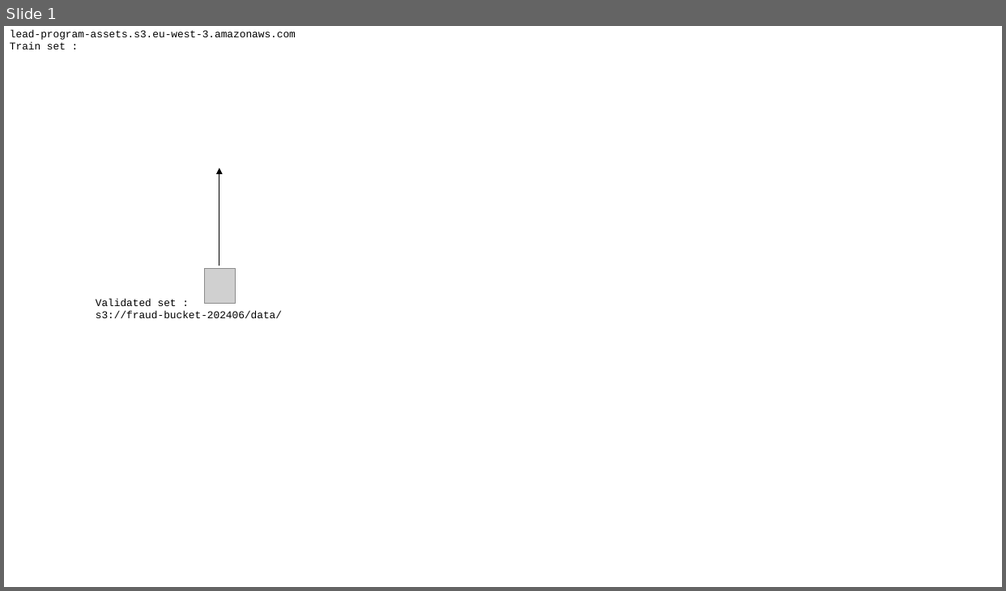
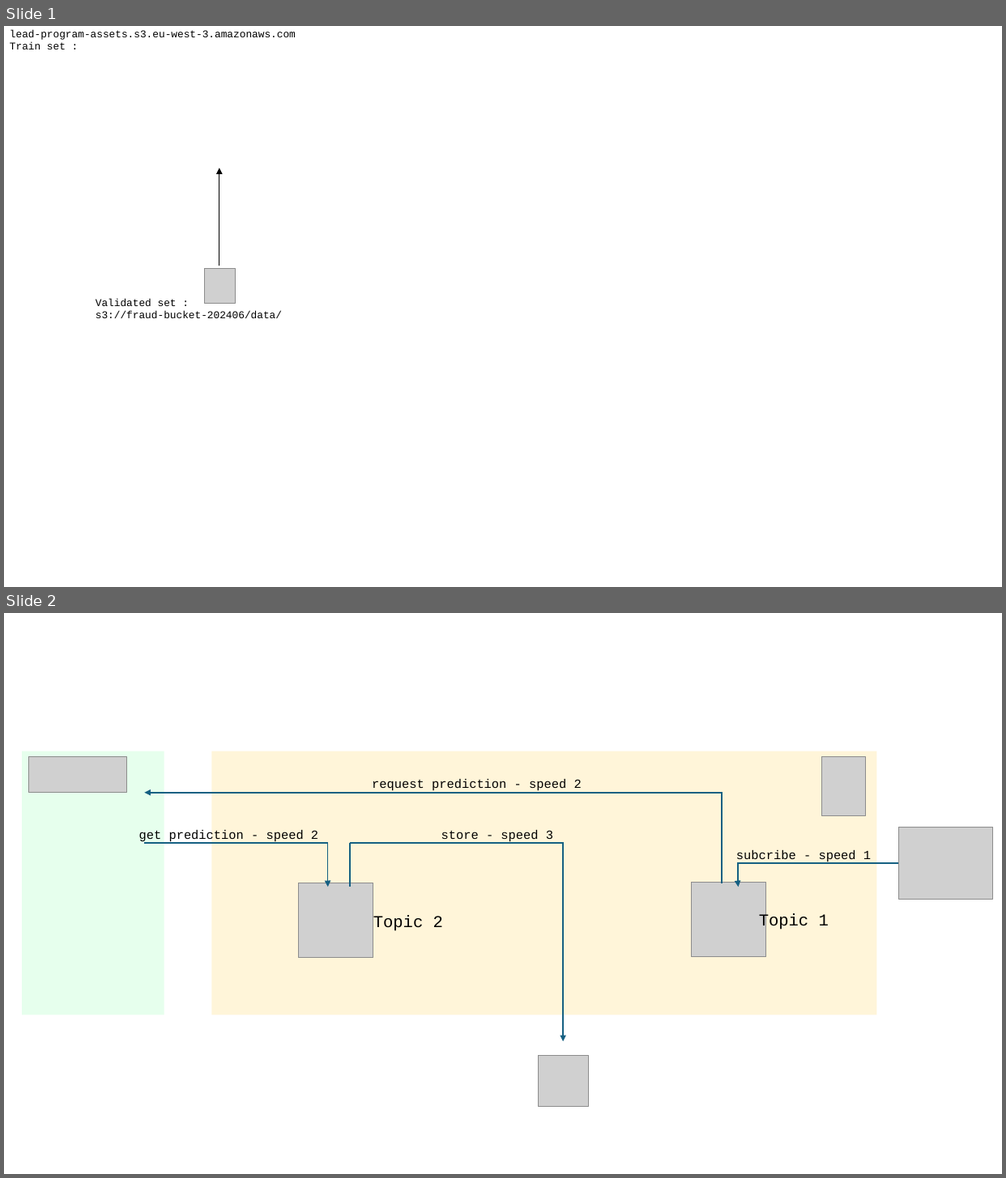
Before and after one commit to 40tude/fraud_detection, a slide deck: assets/drawings.pptx. Shown one above the other, each under a label of ours: slide 1 before the commit, slides 1 and 2 after it. The pictures are 1006x591 and 1006x1178 pixels, drawn with LibreOffice and Linux fonts; fonts in the diff are those of the drawing; grey boxes stand for pictures; background and template pictures are left out. Boxes give left, top, right and bottom in pixels: in the first picture for what was removed or moved away, otherwise in the second. Text is boxed around its words. In the diff, an @@ line names an element or a change of style, - is before the commit and + after.

Commit message:
readme de predict topic

```diff
--- a/assets/drawings.pptx
+++ b/assets/drawings.pptx
@@ slide 2 added at bbox=[4, 613, 1002, 1174], background #FFFFFF @@
@@ rectangle added at bbox=[22, 752, 164, 1016], fill #E6FFED @@
@@ picture added at bbox=[29, 756, 127, 793] @@
@@ rectangle added at bbox=[211, 752, 877, 1016], fill #FFF5D9 @@
@@ picture added at bbox=[822, 756, 867, 815] @@
@@ text added at bbox=[372, 779, 582, 791], 12 pt, text #000000 @@
+request prediction - speed 2
@@ elbow arrow added from (722, 884) to (145, 793), #156082 1.5 pt @@
@@ text added at bbox=[139, 830, 318, 843], 12 pt, text #000000 @@
+get prediction - speed 2
@@ text added at bbox=[441, 830, 553, 843], 12 pt, text #000000 @@
+store - speed 3
@@ picture added at bbox=[898, 827, 993, 899] @@
@@ elbow arrow added from (145, 843) to (328, 887), #156082 1.5 pt @@
@@ elbow arrow added from (350, 843) to (563, 1042), #156082 1.5 pt @@
@@ line added from (350, 843) to (350, 887), #156082 1.5 pt @@
@@ text added at bbox=[736, 850, 871, 863], 12 pt, text #000000 @@
+subcribe - speed 1
@@ elbow arrow added from (898, 863) to (739, 887), #156082 1.5 pt @@
@@ picture added at bbox=[298, 884, 373, 958] @@
@@ picture added at bbox=[691, 883, 766, 957] @@
@@ text added at bbox=[373, 916, 443, 931], 16 pt, text #000000 @@
+Topic 2
@@ text added at bbox=[759, 914, 829, 931], 16 pt, text #000000 @@
+Topic 1
@@ picture added at bbox=[538, 1055, 588, 1106] @@
```
Also in this commit, not shown: 2 other files.
